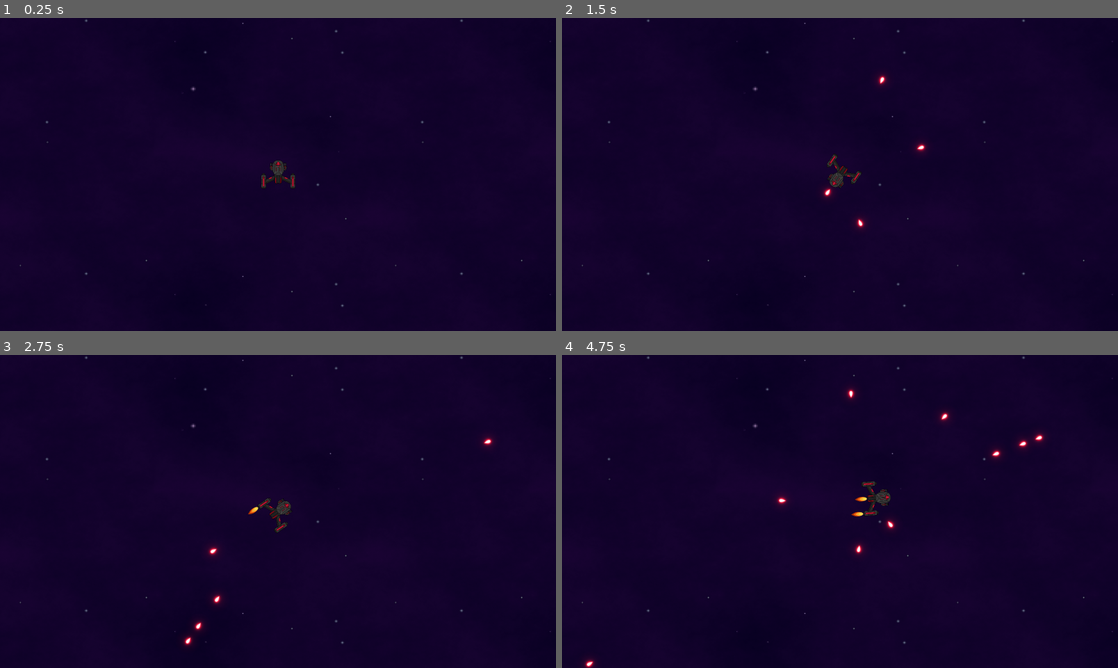
Above: before the commit, frames 1-4 (two rows, left to right).
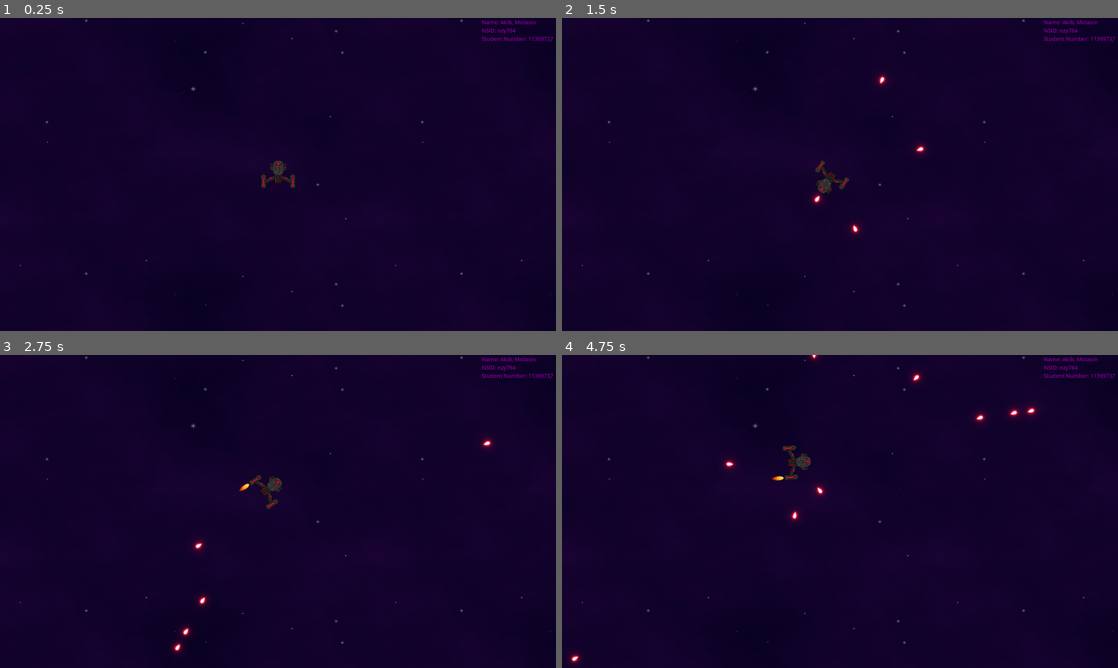
Above: after the commit, the same moments.

Repository: Akib306/Astroids_Arcade_Game
Game: Godot game, scene res://Root.tscn
Same seed, same stepped clock (60 frames per second), same inputs: the game is played once before the commit and once after it.
Inputs:
- Up to frame 1 (0.25 s): no input
- Up to frame 2 (1.5 s): tap Enter at 0.5 s; hold Right (ui_right) 0.53-1.28 s; tap Space (ui_select) at 0.6, 0.77, 1.07, 1.35 s; hold Down (ui_down) from 1.28 s (still down)
- Up to frame 3 (2.75 s): tap Space (ui_select) at 1.52, 1.82, 2.1 s; release Down (ui_down) at 2.03 s; hold Right (ui_right) from 2.03 s (still down)
- Up to frame 4 (4.75 s): release Right (ui_right) at 2.78 s; hold Up (ui_up) 2.78-3.53 s; tap Space (ui_select) at 2.85, 3.02, 3.32, 3.6, 3.77, 4.07, 4.35, 4.52 s; hold Left (ui_left) from 3.53 s (still down)

The runs differ from the first frame. In frame 1, 0.2% of the frame differs, in the area x 86-100%, y 0-8%; in frame 2, 0.8%; in frame 3, 1.1%; in frame 4, 1.7%, in the area x 1-100%, y 0-100%.

Commit message:
Added feature: Player ship is pushed BACKWARDS. Player ship drifts in space. It never slows down on its own. The only way to change the VELOCITY of the ship is to fire a bullet (adding a BACKWARDS force). Removed main thrusters, increasing velocity with UP arrow, and decreasing velocity with DOWN arrow.

Diff:
--- a/Root.tscn
+++ b/Root.tscn
@@ -33,12 +33,13 @@
 scale = Vector2(4.26374, 3.0382)
 
 [node name="Label" type="Label" parent="."]
-offset_left = 2060.0
-offset_top = 11.0
-offset_right = 2342.0
-offset_bottom = 162.0
+offset_left = 937.0
+offset_top = -718.0
+offset_right = 1266.0
+offset_bottom = -607.0
+theme_override_colors/font_color = Color(1, 0, 1, 0.498039)
+theme_override_font_sizes/font_size = 25
 text = "Name: Akib, Motasin
 NSID: nzy764
-Student Number: 11369737
-"
+Student Number: 11369737"
 vertical_alignment = 1
--- a/player.gd
+++ b/player.gd
@@ -5,9 +5,8 @@
 @export var rotation_speed := 5.0
 @export var bullet_scene = preload("res://bullet.tscn")
 @export var velocity = Vector2.ZERO
-@export var acceleration = 150
-@export var deceleration = 100
-@export var max_velocity := 750  # Maximum velocity of the player's ship
+@export var bullet_recoil := 50  # Force applied to ship when firing a bullet
+@export var max_velocity := 200  # Maximum velocity of the player's ship
 
 # Flag to track if the warp animation is playing
 var warp_animation_playing = false
@@ -17,7 +16,6 @@
 	# Ensure all thrusters are initially not visible
 	$LeftThruster.visible = false
 	$RightThruster.visible = false
-	$MainThruster.visible = false
 
 	$WarpAnimation.visible = false
 	# Connect the animation_finished signal
@@ -33,13 +31,10 @@
 	elif Input.is_action_pressed("ui_right"):
 		$LeftThruster.visible = true
 		$RightThruster.visible = false
-	elif Input.is_action_pressed("ui_up"):
-		$MainThruster.visible = true
 	else:
 		# When no keys are pressed, hide the thrusters
 		$LeftThruster.visible = false
 		$RightThruster.visible = false
-		$MainThruster.visible = false
 
 	# Handle firing bullets when SPACEBAR is pressed
 	if Input.is_action_just_pressed("ui_select"):  # ui_select is mapped to SPACEBAR by default
@@ -47,7 +42,6 @@
 
 func _physics_process(delta: float) -> void:
 	# writing to roation
-	# workaround to rebuild contacts due to scaling a collision body
 	self.rotation -= 0.0
 
 	if Input.is_action_pressed("ui_left"):
@@ -55,26 +49,6 @@
 
 	if Input.is_action_pressed("ui_right"):
 		self.rotation += delta*rotation_speed
-
-	# Accelerate the ship when the UP arrow is pressed
-	if Input.is_action_pressed("ui_up"):
-		# Apply thrust in the direction the ship is facing
-		var thrust = Vector2(0, -acceleration * delta).rotated(rotation)
-		velocity += thrust
-
-		# Clamp the velocity to the max velocity
-		if velocity.length() > max_velocity:
-			velocity = velocity.normalized() * max_velocity
-
-	# Decelerate the ship when the DOWN arrow is pressed
-	if Input.is_action_pressed("ui_down"):
-		if velocity.length() > 0:
-			var deceleration_vector = -velocity.normalized() * deceleration * delta
-			# Only apply deceleration if it does not reverse direction
-			if deceleration_vector.length() > velocity.length():
-				velocity = Vector2.ZERO
-			else:
-				velocity += deceleration_vector
 
 	# Apply velocity to the position of the ship
 	position += velocity * delta
@@ -97,6 +71,10 @@
 
 	# Add the bullet to the current scene (to the root or a specific node)
 	get_tree().root.add_child(bullet)
+
+	# Apply recoil to the ship
+	var recoil = Vector2(0, bullet_recoil).rotated(rotation)
+	velocity += recoil
 
 # Function to handle screen warping
 func handle_screen_warping() -> void:
@@ -150,7 +128,6 @@
 			$WarpAnimation.visible = true
 			$WarpAnimation.play("default")
 
-
 func _on_WarpAnimation_frame_changed():
 	if $WarpAnimation.frame == $WarpAnimation.sprite_frames.get_frame_count($WarpAnimation.animation) - 1:
 		warp_animation_playing = false
--- a/player.tscn
+++ b/player.tscn
@@ -626,12 +626,6 @@
 sprite_frames = SubResource("SpriteFrames_bhwyc")
 autoplay = "default"
 
-[node name="MainThruster" type="AnimatedSprite2D" parent="."]
-position = Vector2(0, 74)
-scale = Vector2(0.640094, 0.726529)
-sprite_frames = SubResource("SpriteFrames_bhwyc")
-autoplay = "default"
-
 [node name="WarpAnimation" type="AnimatedSprite2D" parent="."]
 z_index = -1
 position = Vector2(4.76837e-07, 0)
